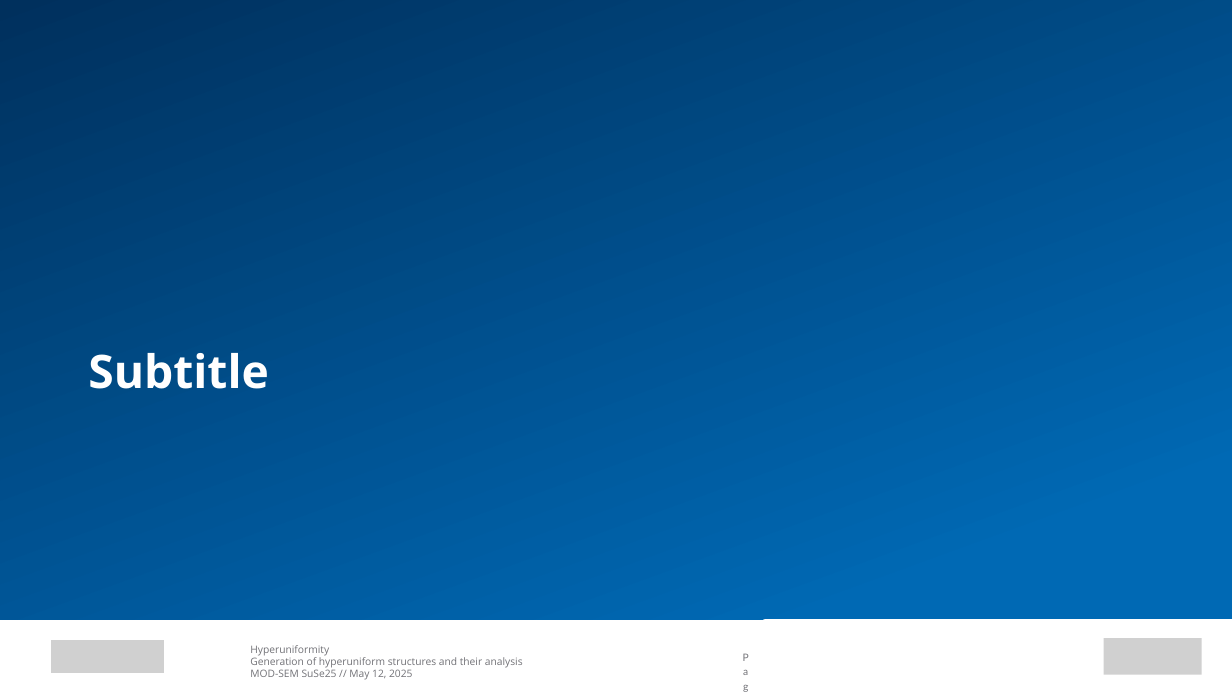
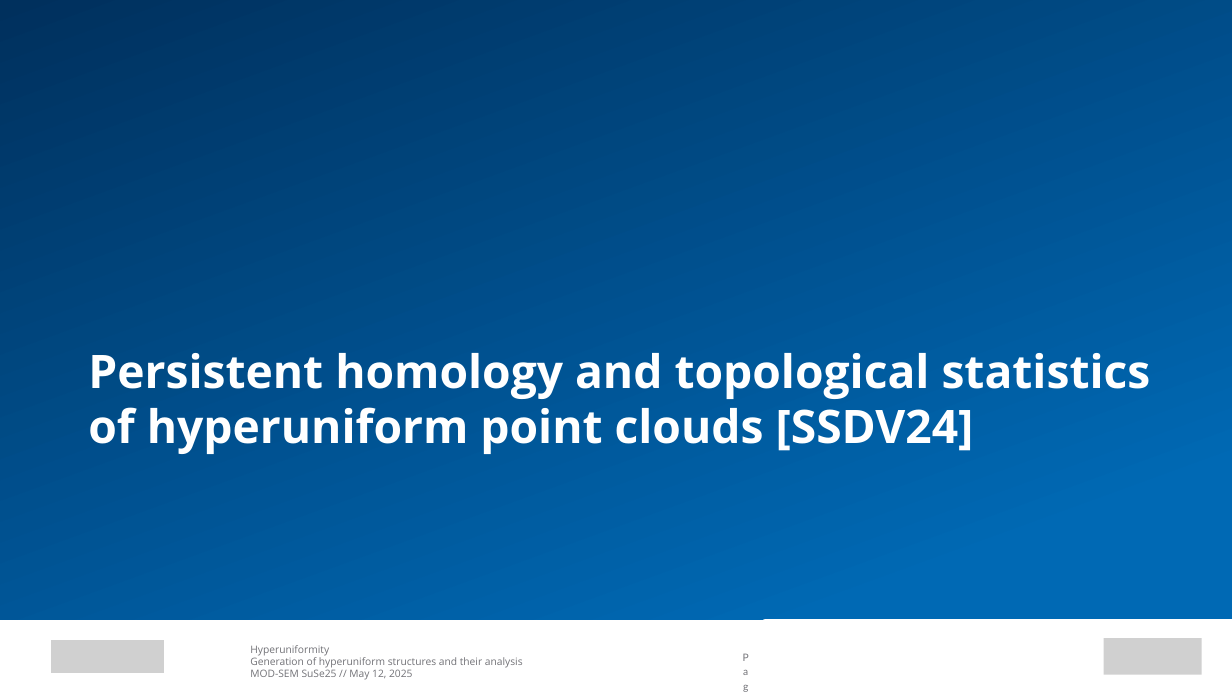
Before and after one commit to EnnoI/modeling_seminarSoSe25, a slide deck: slide 10 of presentation_backup/Persistent homology and topological statistics of hyperuniform point clouds.pptx. Drawn at 1232x693 pixels with LibreOffice and Linux fonts; fonts in the diff are those of the drawing; grey boxes stand for pictures. Boxes give left, top, right and bottom in pixels: in the first picture for what was removed or moved away, otherwise in the second. Text is boxed around its words. In the diff, an @@ line names an element or a change of style, - is before the commit and + after.

```diff
--- a/presentation_backup/Persistent homology and topological statistics of hyperuniform point clouds.pptx
+++ b/presentation_backup/Persistent homology and topological statistics of hyperuniform point clouds.pptx
@@ text at [88,353,1151,454]: text changed @@
-Subtitle
+Persistent homology and topological statistics of hyperuniform point clouds [SSDV24]
```
Also in this commit, not shown: 11 other slides changed, 1 slide removed, 1 other file.
